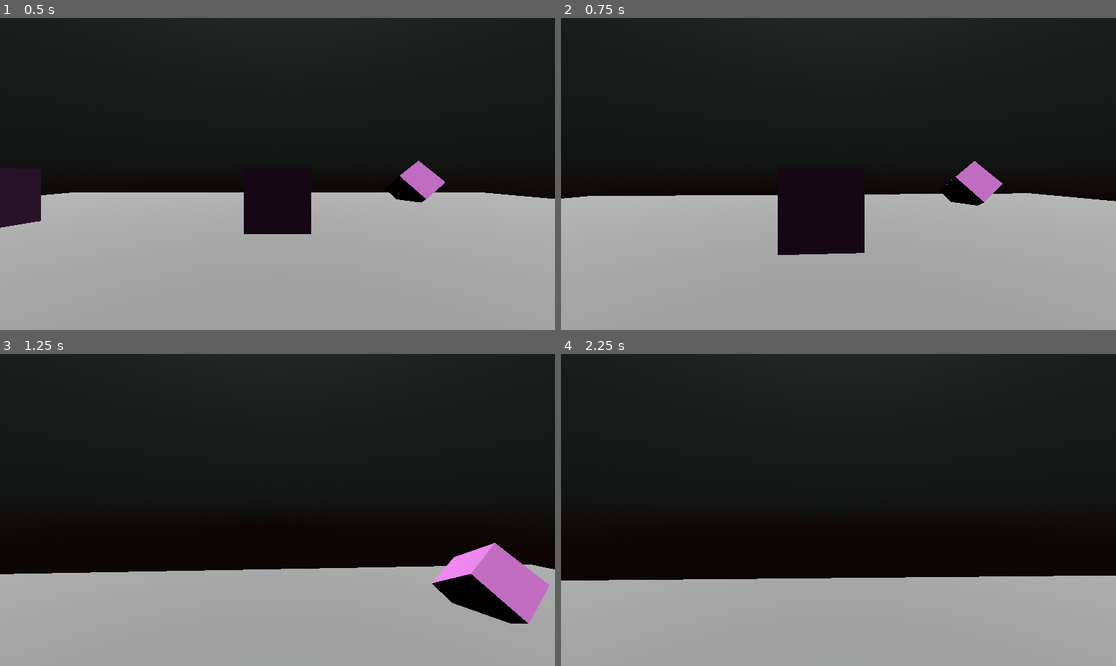
Above: before the commit, frames 1-4 (two rows, left to right).
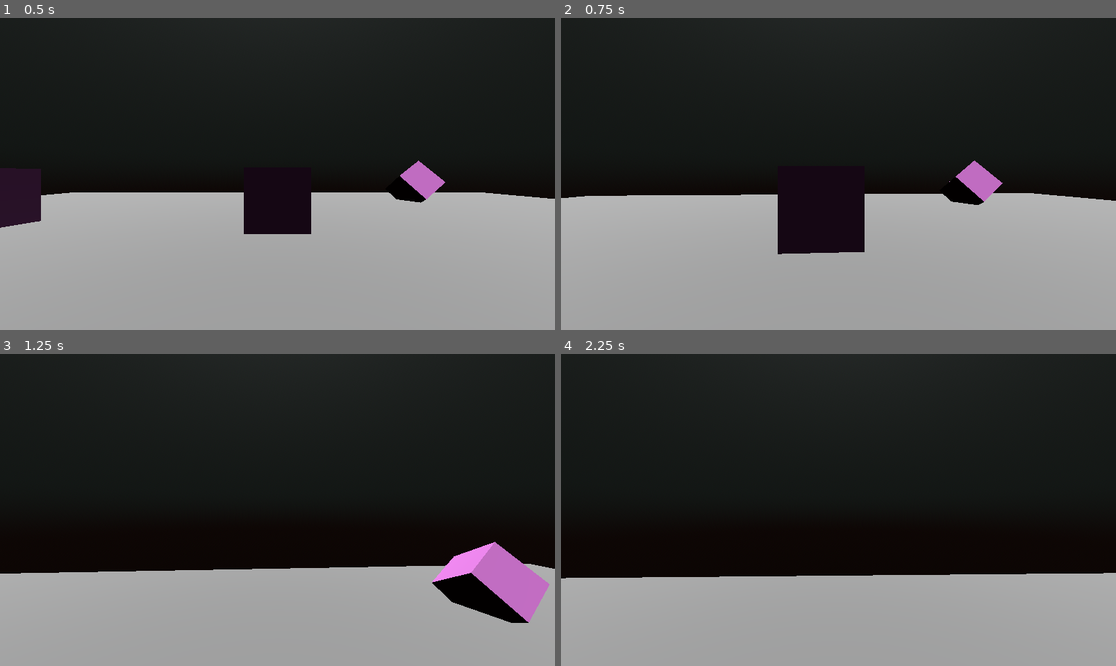
Above: after the commit, the same moments.

Repository: ZoeTheFox/Dusk_Game
Game: Godot game, scene res://FirstPersonController/TestScene.tscn
Same seed, same stepped clock (60 frames per second), same inputs: the game is played once before the commit and once after it.
Inputs (mouse positions are in pixels of both pictures, inside the frame that each line leads up to):
- Up to frame 1 (0.5 s): no input
- Up to frame 2 (0.75 s): move the mouse to (866, 174) at 0.52 s; hold W (walk_forwards) from 0.53 s (still down); hold Shift (run) from 0.53 s (still down)
- Up to frame 3 (1.25 s): keep holding W (walk_forwards); keep holding Shift (run); tap Space (jump) at 0.77 s
- Up to frame 4 (2.25 s): keep holding W (walk_forwards); move the mouse to (810, 510) at 1.27 s; release Shift (run) at 1.28 s; tap Shift (run) at 1.35 s; tap Space (jump) at 1.52 s; move the mouse to (849, 503) at 2.02 s; hold Shift (run) from 2.03 s (still down)

Frame 1 is identical in both runs. In frame 2, 0.2% of the frame differs, in the area x 0-100%, y 45-76%; in frame 3, 0.3%; in frame 4, 0.8%, in the area x 0-100%, y 70-73%.

Commit message:
disabled headbobbing

Diff:
--- a/Dusk/FirstPersonController/PlayerController.gd
+++ b/Dusk/FirstPersonController/PlayerController.gd
@@ -59,8 +59,8 @@
 		velocity.x = lerp(velocity.x, target_velocity.x, delta * (acceleration if input_dir != Vector2.ZERO else decceleration))
 		velocity.z = lerp(velocity.z, target_velocity.z, delta * (acceleration if input_dir != Vector2.ZERO else decceleration))
 
-	if (is_on_floor() and velocity.length() > 0):
-		camera.head_bobbing(10)
+	#if (is_on_floor() and velocity.length() > 0):
+		#camera.head_bobbing(10)
 
 	print(target_velocity)
 	print(velocity)
